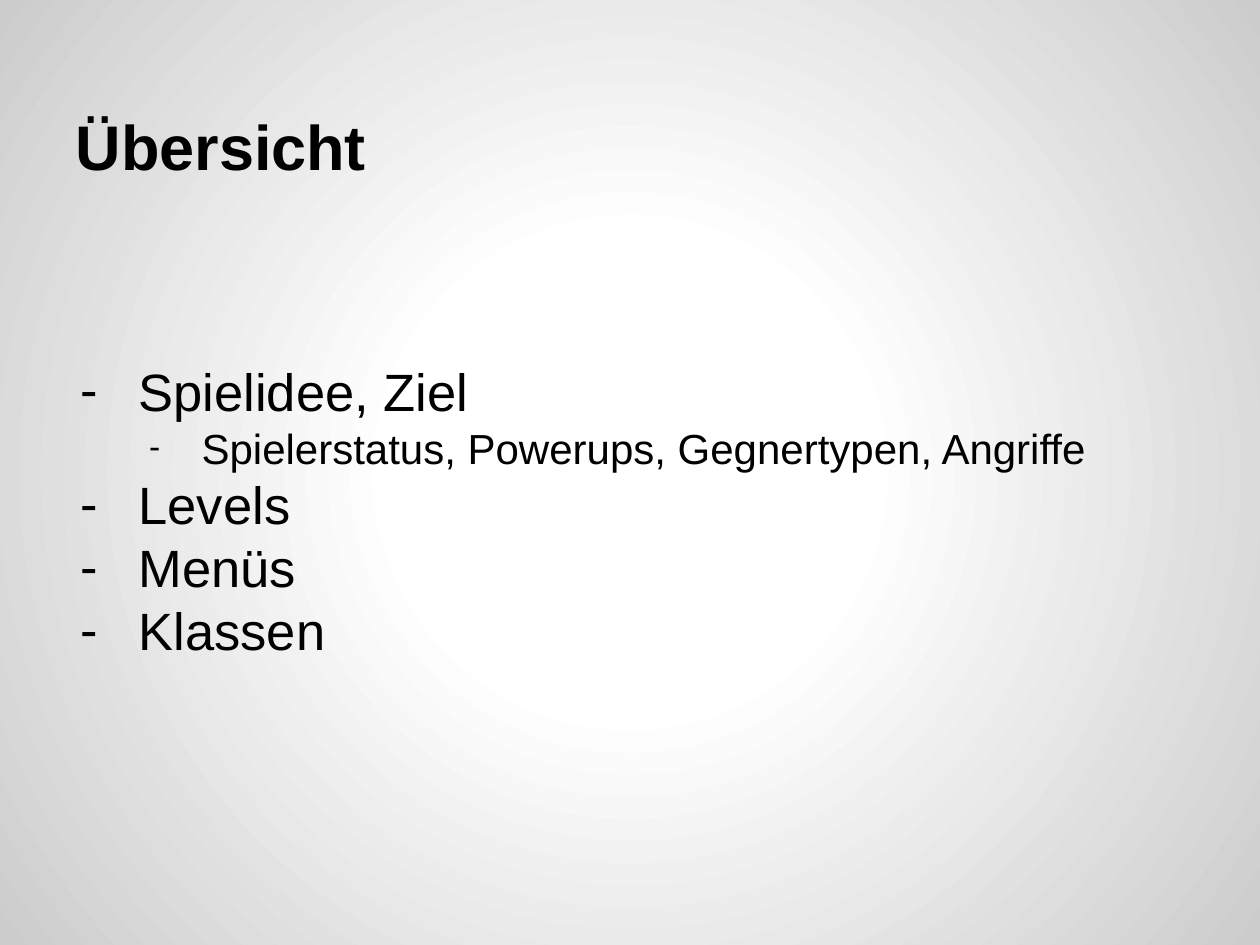
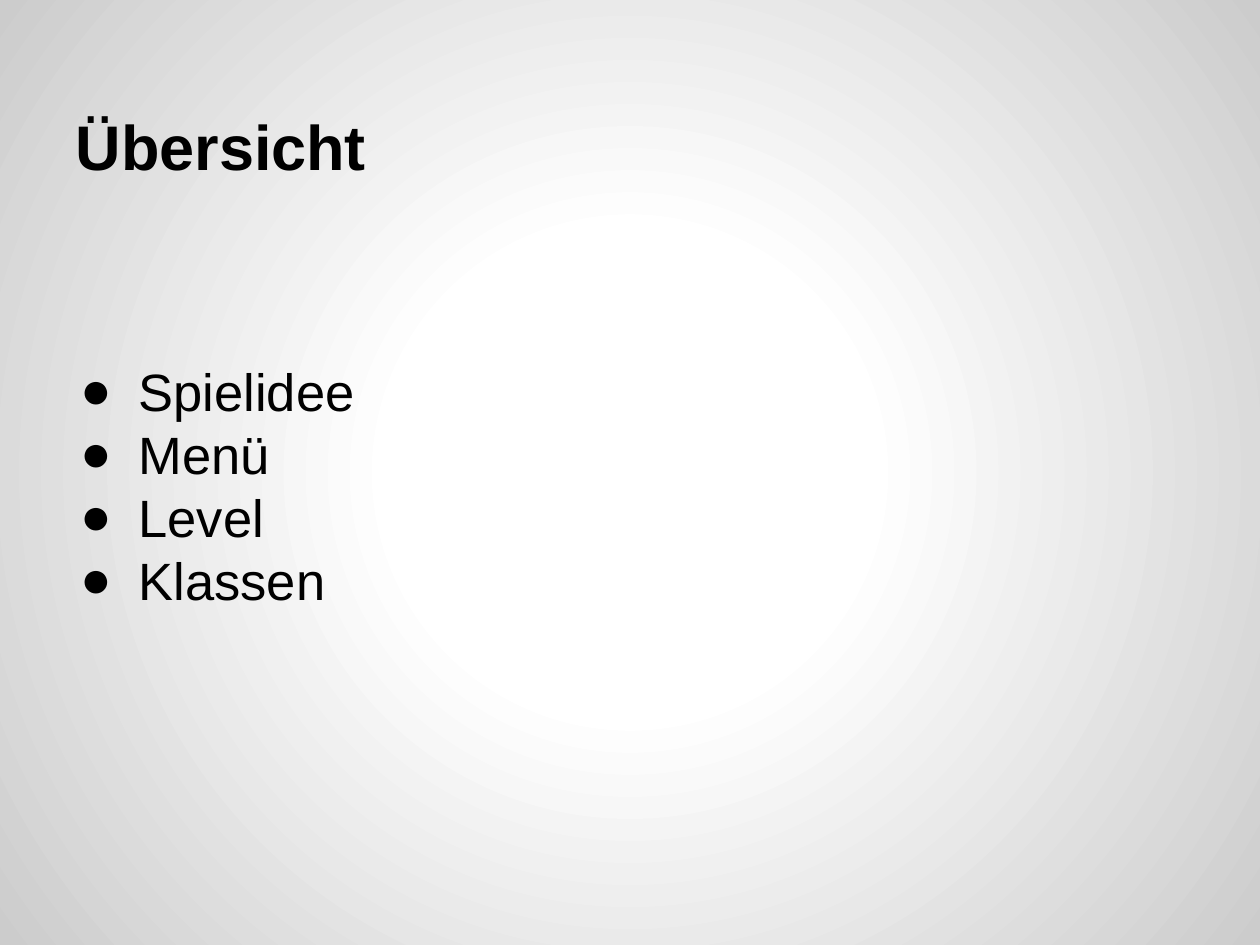
Before and after one commit to pffelix/Oktoberfest-Run, a slide deck: slide 2 of OOD/Präsentation/ Präsentation 3.6.15 ohne Zusatzfolien.pptx. Drawn at 1260x945 pixels with LibreOffice and Linux fonts; fonts in the diff are those of the drawing. Boxes give left, top, right and bottom in pixels: in the first picture for what was removed or moved away, otherwise in the second. Text is boxed around its words. In the diff, an @@ line names an element or a change of style, - is before the commit and + after.

```diff
--- a/OOD/Präsentation/ Präsentation 3.6.15 ohne Zusatzfolien.pptx
+++ b/OOD/Präsentation/ Präsentation 3.6.15 ohne Zusatzfolien.pptx
@@ text at [139, 373, 355, 538]: text changed; size 24 to 30 pt @@
-– Spielidee, Ziel
-  – Spielerstatus, Powerups, Gegnertypen, Angriffe
-– Levels
-– Menüs
+● Spielidee
+● Menü
+● Level
@@ text at [139, 562, 326, 601]: bullet - to ● @@
```
Also in this commit, not shown: 9 other slides changed, 1 other file.
